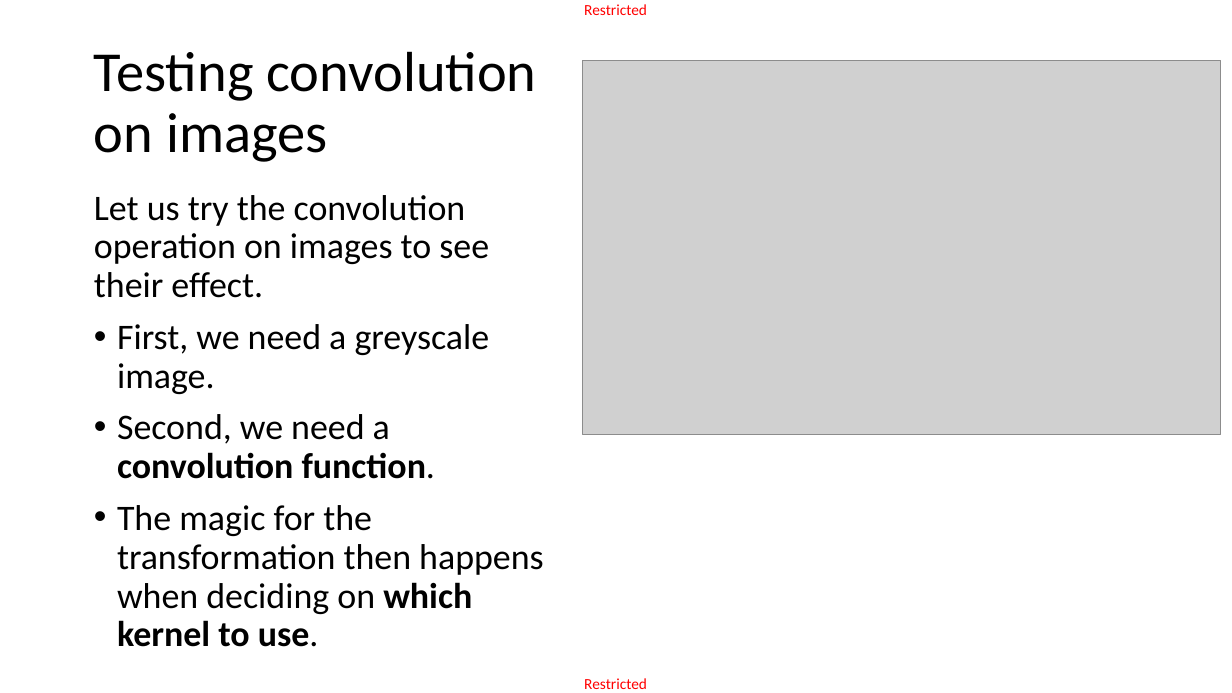
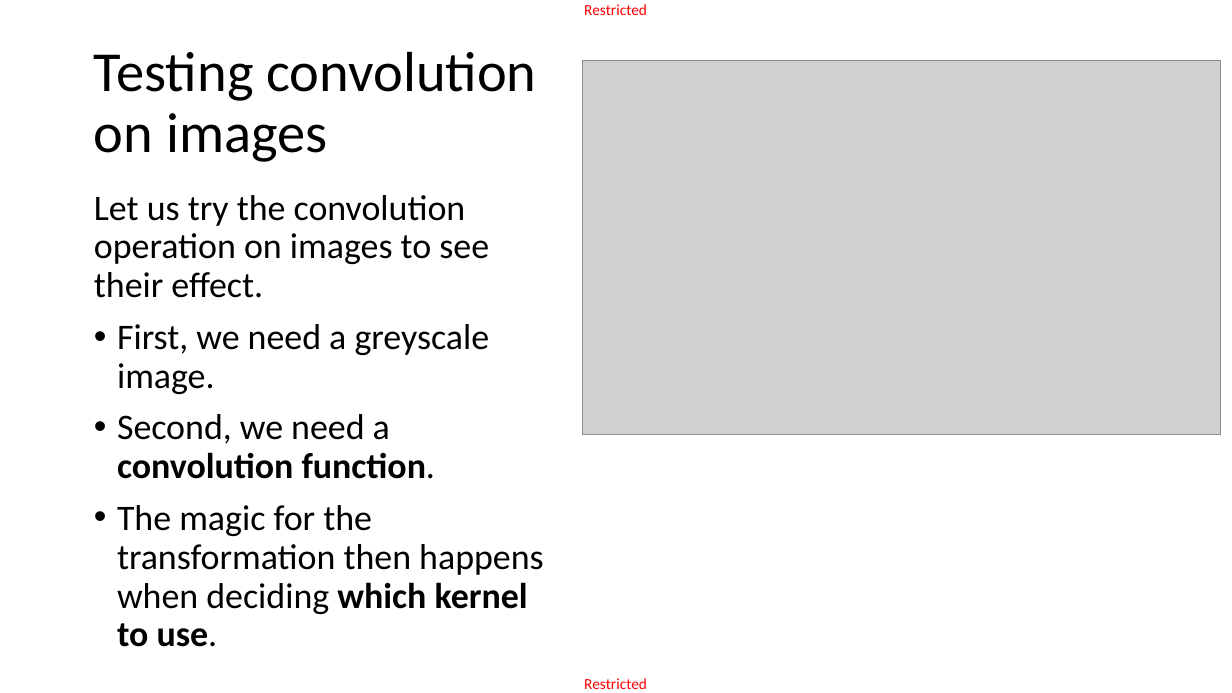
Before and after one commit to matthieudemari/SUTD_DL_50_039, a slide deck: slide 30 of W4/1. W4S1 final/W4S1.pptx. Drawn at 1232x693 pixels with LibreOffice and Linux fonts; fonts in the diff are those of the drawing; grey boxes stand for pictures. Boxes give left, top, right and bottom in pixels: in the first picture for what was removed or moved away, otherwise in the second. Text is boxed around its words. In the diff, an @@ line names an element or a change of style, - is before the commit and + after.

```diff
--- a/W4/1. W4S1 final/W4S1.pptx
+++ b/W4/1. W4S1 final/W4S1.pptx
@@ text at (117,505,543,647): text changed @@
-• The magic for the transformation then happens when deciding on which kernel to use.
+• The magic for the transformation then happens when deciding which kernel to use.
```
Also in this commit, not shown: 10 other slides changed, 2 slides added, 2 other files.
